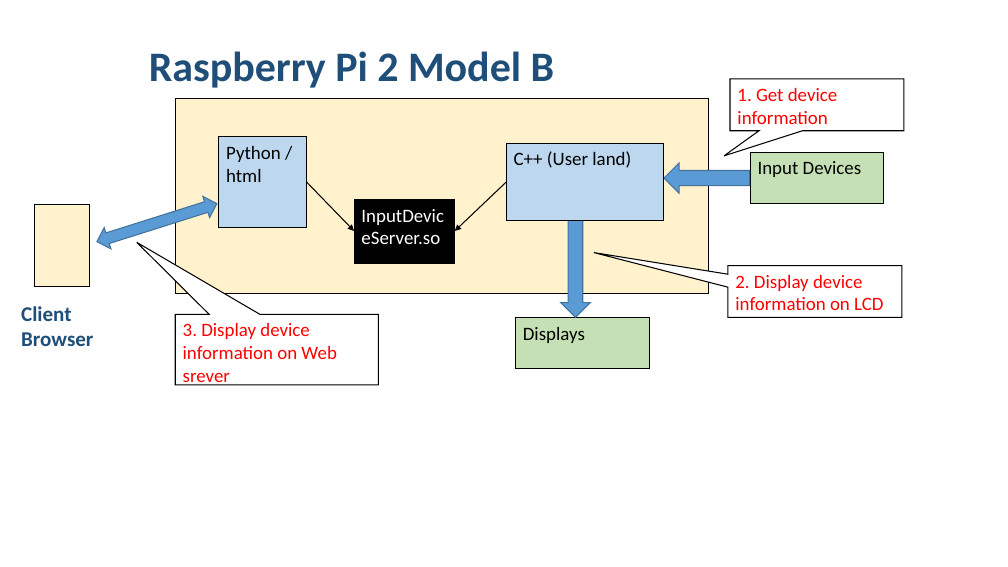
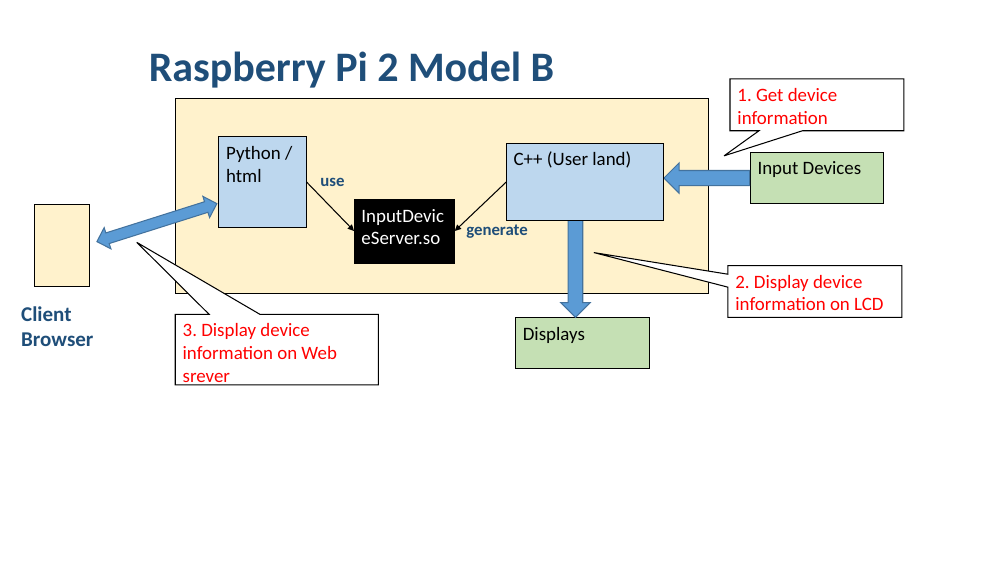
Before and after one commit to iwatake2222/InputDeviceServer, a slide deck: slide 1 of 00_doc/InputDevicesServer.pptx. Drawn at 1008x567 pixels with LibreOffice and Linux fonts; fonts in the diff are those of the drawing. Boxes give left, top, right and bottom in pixels: in the first picture for what was removed or moved away, otherwise in the second. Text is boxed around its words. In the diff, an @@ line names an element or a change of style, - is before the commit and + after.

```diff
--- a/00_doc/InputDevicesServer.pptx
+++ b/00_doc/InputDevicesServer.pptx
@@ text added at <box>320,177,344,186</box>, 16 pt, text #1F4E79, bold @@
+use
@@ text added at <box>466,224,527,238</box>, 16 pt, text #1F4E79, bold @@
+generate
```
Also in this commit, not shown: 1 other slide changed, 30 other files.
